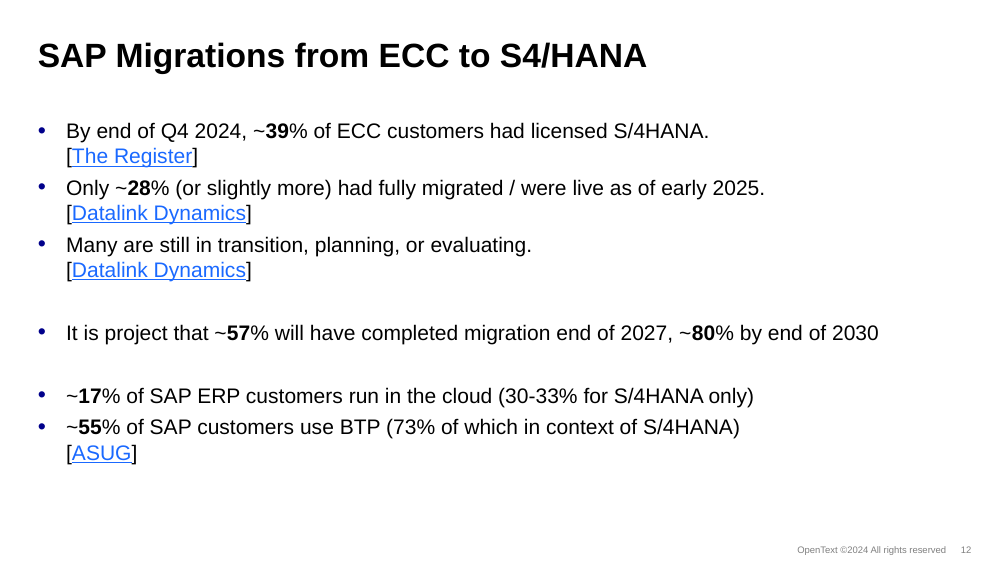
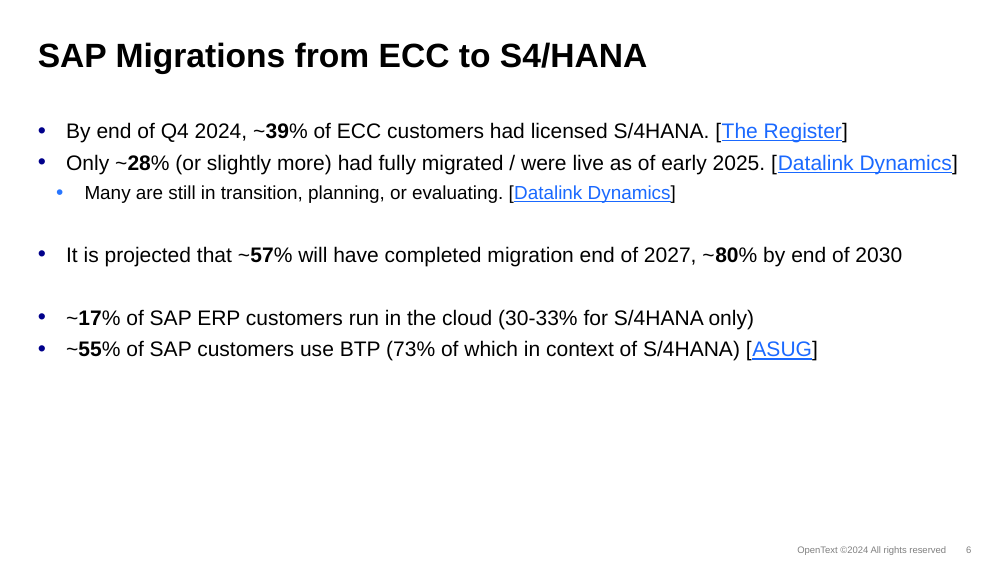
Before and after one commit to fortify-presales/fortify-sap-demo, a slide deck: slide 6 of doc/OpenText_Code_Security_for_SAP.pptx (slide 12 before the commit). Drawn at 1008x567 pixels with LibreOffice and Linux fonts; fonts in the diff are those of the drawing; background and template pictures are left out. Boxes give left, top, right and bottom in pixels: in the first picture for what was removed or moved away, otherwise in the second. Text is boxed around its words. In the diff, an @@ line names an element or a change of style, - is before the commit and + after.

```diff
--- a/doc/OpenText_Code_Security_for_SAP.pptx
+++ b/doc/OpenText_Code_Security_for_SAP.pptx
@@ text at [85, 185, 676, 203]: size 20 to 18 pt in "Many are still in transition, planning, or ..."; list level 1 to 2 in "Many are still in transition, ..."; bullet colour #00008B to #2876FF @@
@@ text at [66, 246, 902, 266]: text changed @@
-• It is project that ~57% will have completed migration end of 2027, ~80% by end of 2030
+• It is projected that ~57% will have completed migration end of 2027, ~80% by end of 2030
@@ page number at [966, 546, 971, 553]: text changed @@
-12
+6
```
Also in this commit, not shown: 1 other slide changed, 1 slide added, 3 other files.
